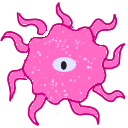
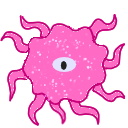
Layered file, before and after one edit (128 x 128). Changes by layer:
painted on "Legs" over (16, 2, 73, 125)
